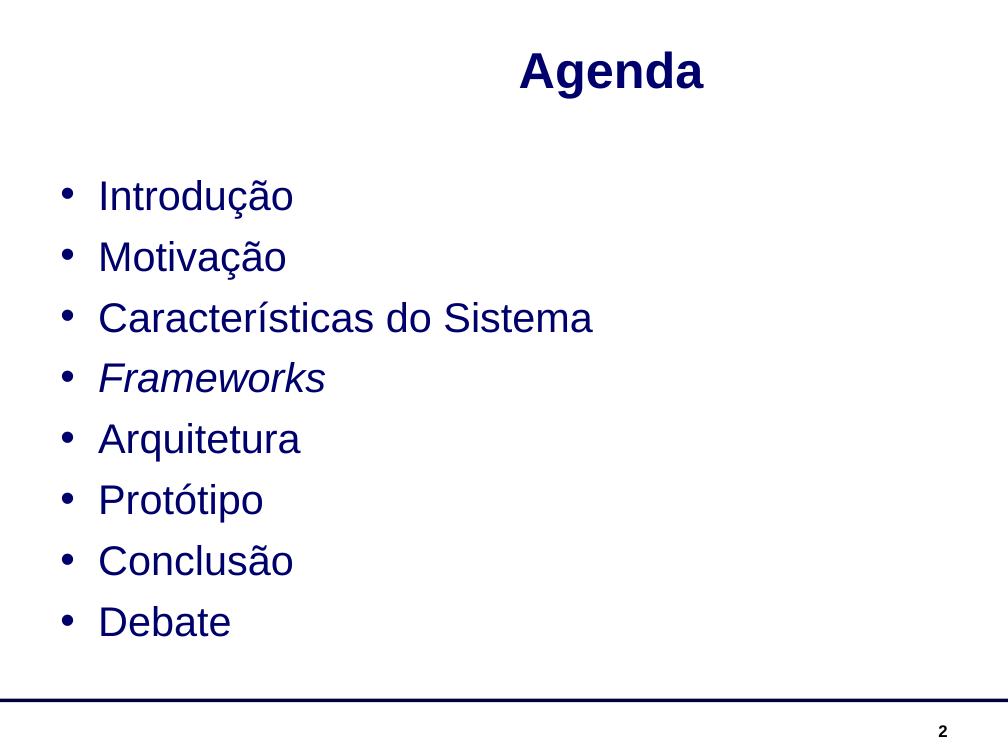
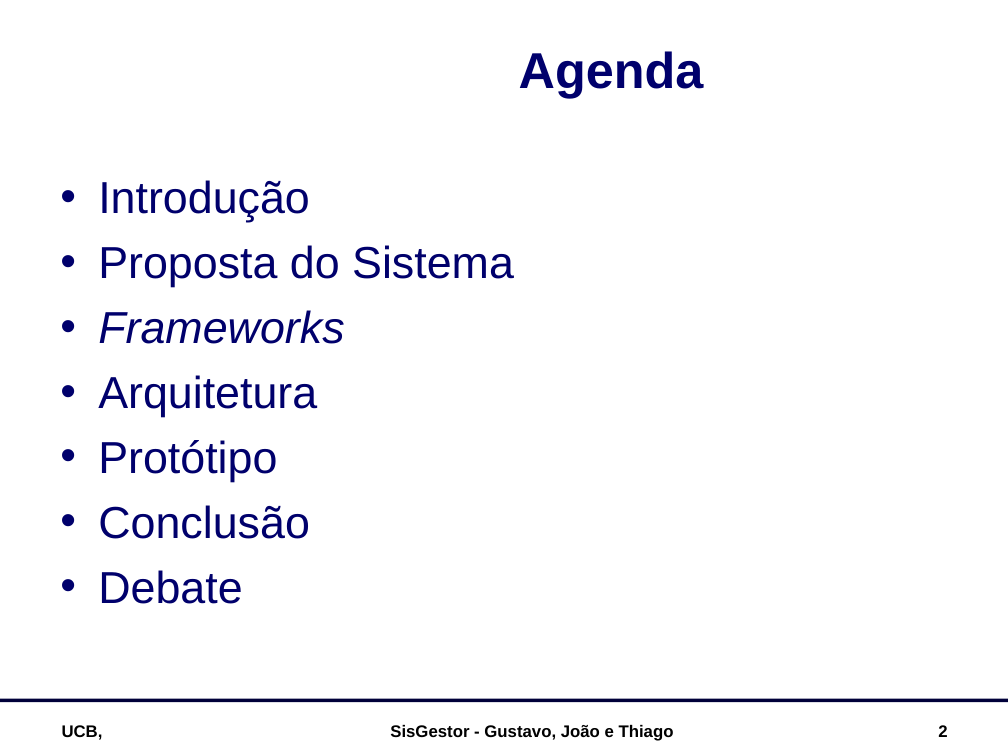
Before and after one commit to luciahsp/sisgestor, a slide deck: slide 2 of documentacao/SisGestor_Apresentação.ppt. Drawn at 1008x756 pixels with LibreOffice and Linux fonts; fonts in the diff are those of the drawing; background and template pictures are left out. Boxes give left, top, right and bottom in pixels: in the first picture for what was removed or moved away, otherwise in the second. Text is boxed around its words. In the diff, an @@ line names an element or a change of style, - is before the commit and + after.

```diff
--- a/documentacao/SisGestor_Apresentação.ppt
+++ b/documentacao/SisGestor_Apresentação.ppt
@@ text at box(98, 180, 344, 604): size 29.6 to 32 pt in "Introdução", "Frameworks", "Arquitetura", "Protótipo" and 2 more places @@
@@ text at box(98, 245, 514, 287): text changed; size 29.6 to 32 pt @@
-• Motivação
-• Características do Sistema
+• Proposta do Sistema
@@ text added at box(62, 725, 103, 740), 12 pt, text #000000, bold @@
+UCB,
@@ text added at box(390, 725, 674, 741), 12 pt, text #000000, bold @@
+SisGestor - Gustavo, João e Thiago
```
Also in this commit, not shown: 6 other slides changed, 3 slides added, 3 slides removed, 1 other file.
